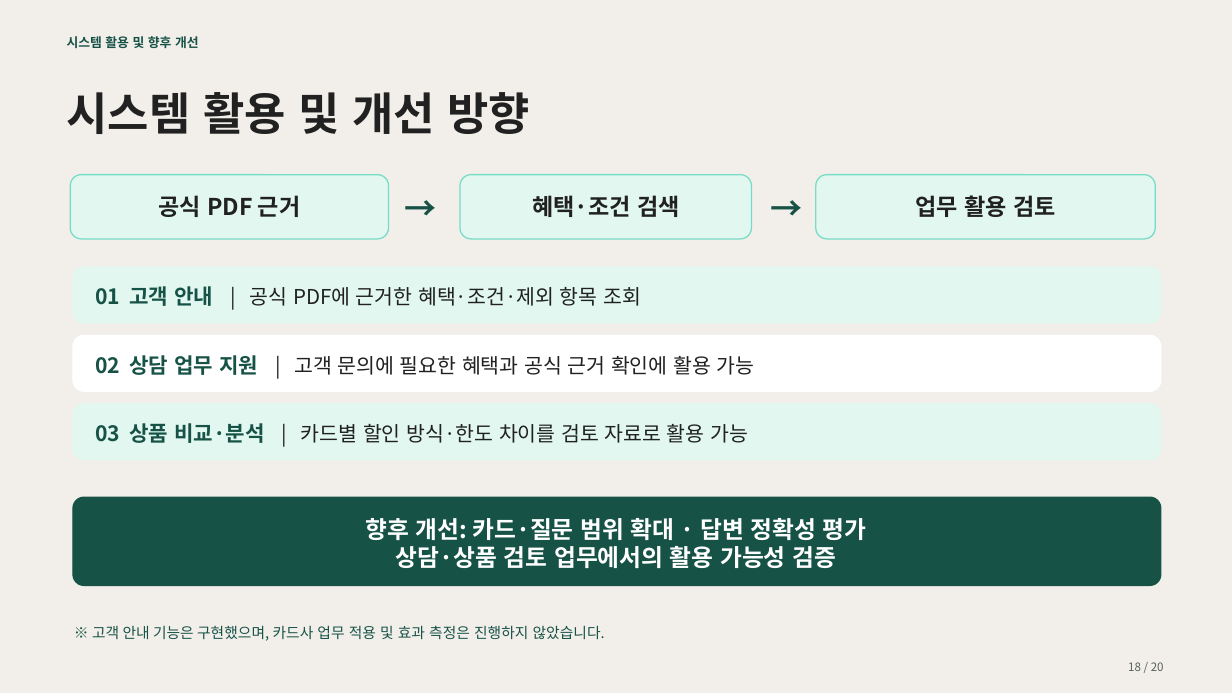
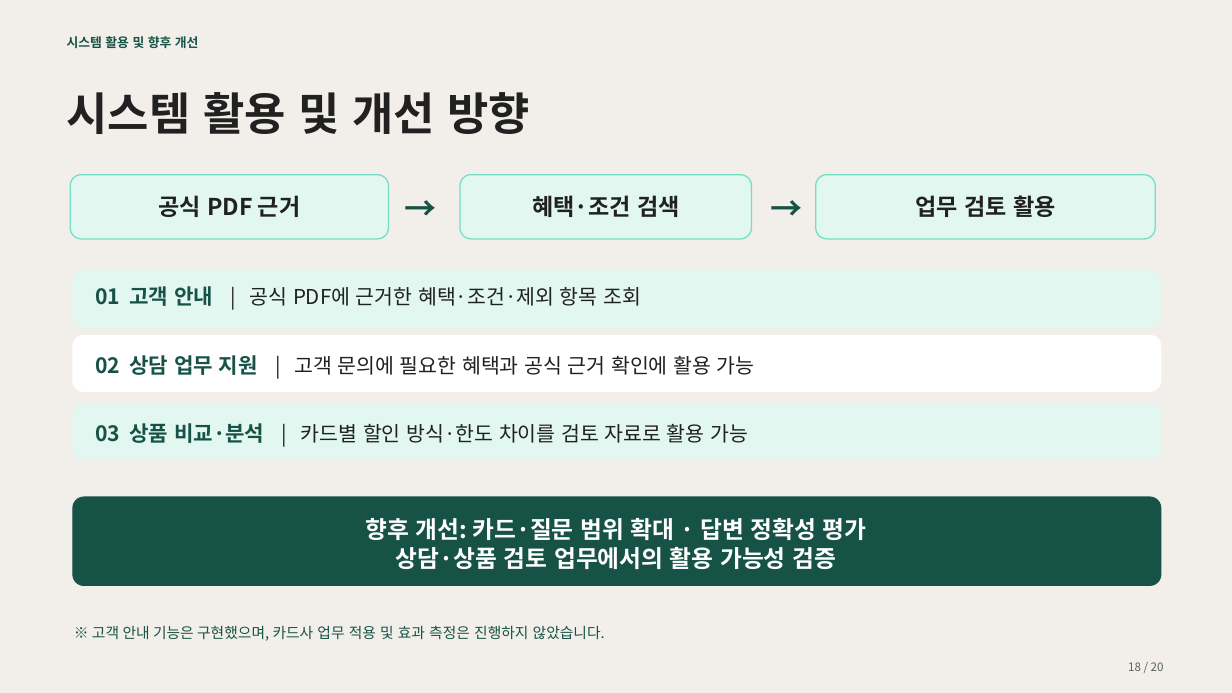
Before and after one commit to encore-ai-campus/mle-02-p2-team3, a slide deck: slide 23 of src/card_benefit/docs/presentation/카드혜택_GraphRAG_최종_20장_검색과근거조회설명추가.pptx (slide 19 before the commit). Drawn at 1232x693 pixels with LibreOffice and Linux fonts; fonts in the diff are those of the drawing. Boxes give left, top, right and bottom in pixels: in the first picture for what was removed or moved away, otherwise in the second. Text is boxed around its words. In the diff, an @@ line names an element or a change of style, - is before the commit and + after.

```diff
--- a/src/card_benefit/docs/presentation/카드혜택_GraphRAG_최종_20장_검색과근거조회설명추가.pptx
+++ b/src/card_benefit/docs/presentation/카드혜택_GraphRAG_최종_20장_검색과근거조회설명추가.pptx
@@ text at box(915, 195, 1055, 217): text changed @@
-업무 활용 검토
+업무 검토 활용
@@ rounded rectangle: place and size @@
-rounded rectangle at box(73, 267, 1161, 323)
+rounded rectangle at box(73, 271, 1160, 326)
```
Also in this commit, not shown: 5 other slides changed, 4 slides added.
